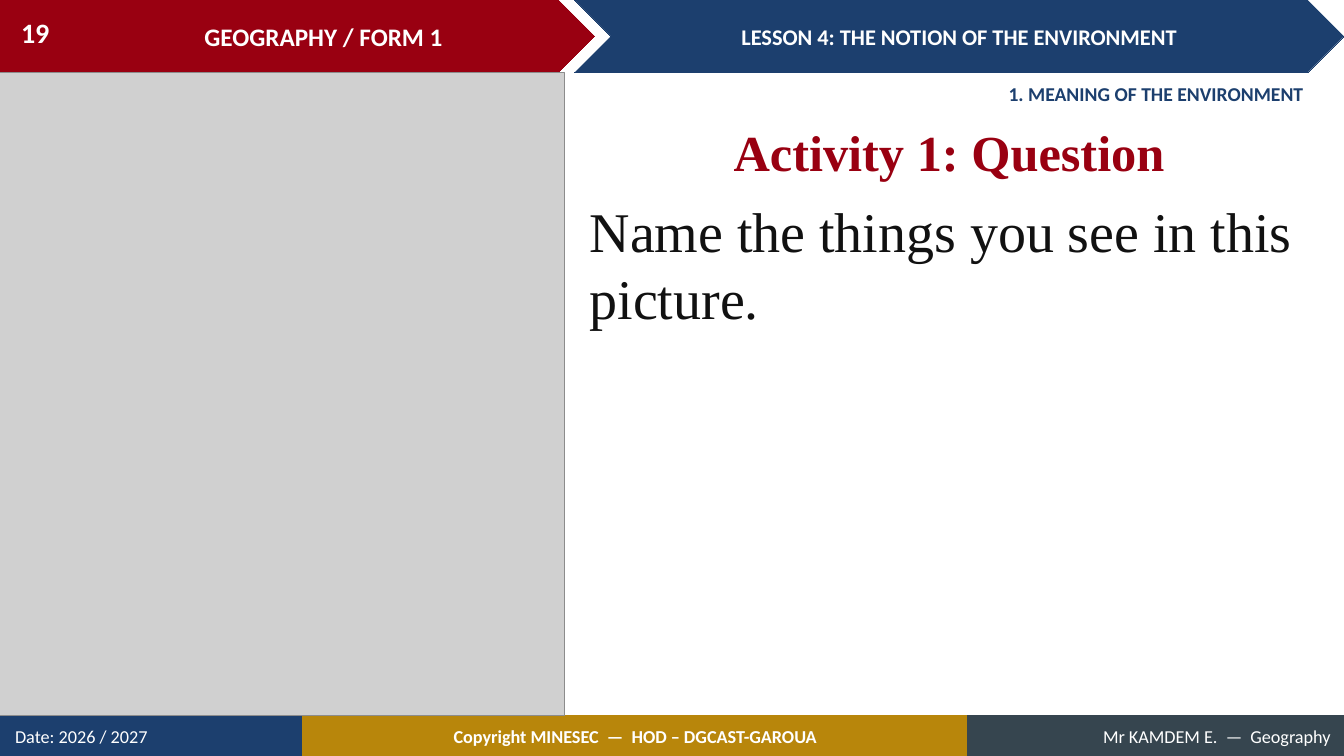
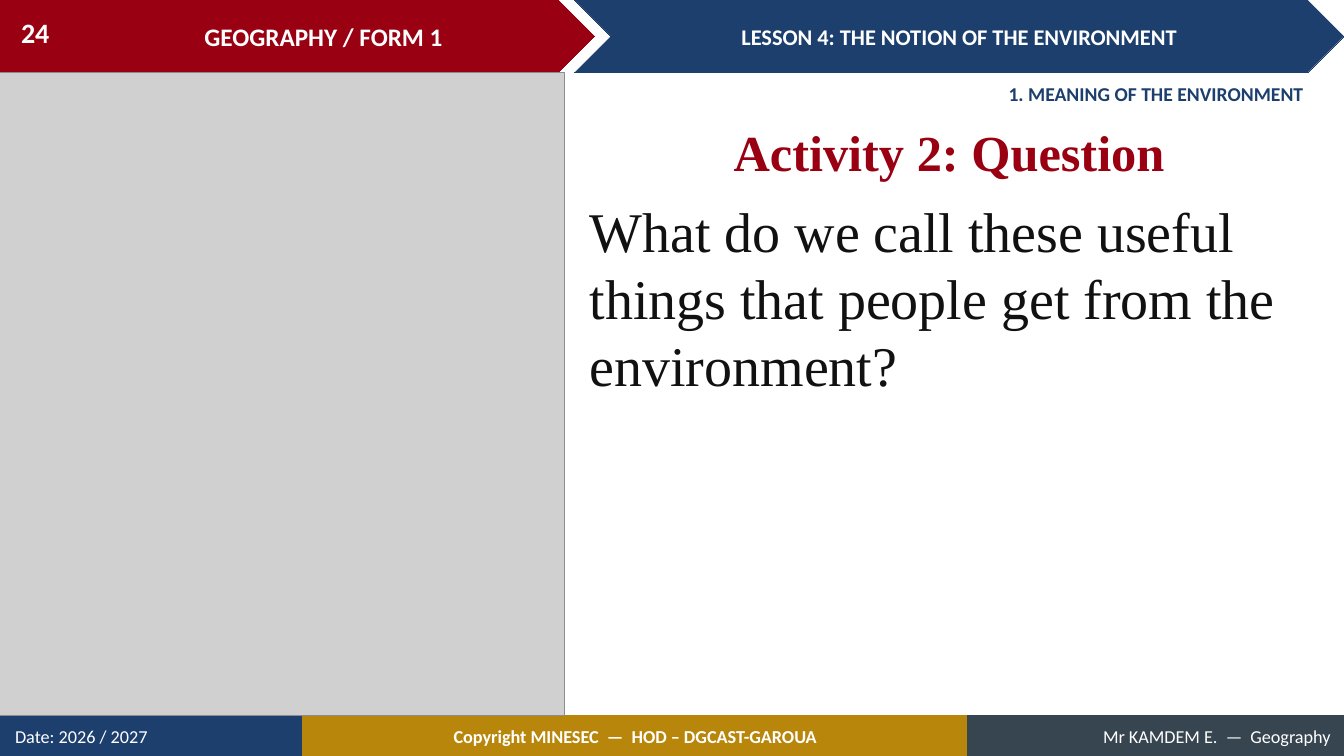
Before and after one commit to Berthautk/linea-github, a slide deck: slide 24 of lecons/F1/07_F1_M2_L04_The_Notion_of_the_Environment.pptx (slide 19 before the commit). Drawn at 1344x756 pixels with LibreOffice and Linux fonts; fonts in the diff are those of the drawing; grey boxes stand for pictures. Boxes give left, top, right and bottom in pixels: in the first picture for what was removed or moved away, otherwise in the second. Text is boxed around its words. In the diff, an @@ line names an element or a change of style, - is before the commit and + after.

```diff
--- a/lecons/F1/07_F1_M2_L04_The_Notion_of_the_Environment.pptx
+++ b/lecons/F1/07_F1_M2_L04_The_Notion_of_the_Environment.pptx
@@ page number at [21,24,49,43]: text changed @@
-19
+24
@@ text at [734,136,1164,181]: text changed @@
-Activity 1: Question
+Activity 2: Question
@@ text at [590,212,1274,387]: text changed @@
-Name the things you see in this picture.
+What do we call these useful things that people get from the environment?
```
Also in this commit, not shown: 26 other slides changed, 12 slides added, 9 slides removed, 8 other files.
